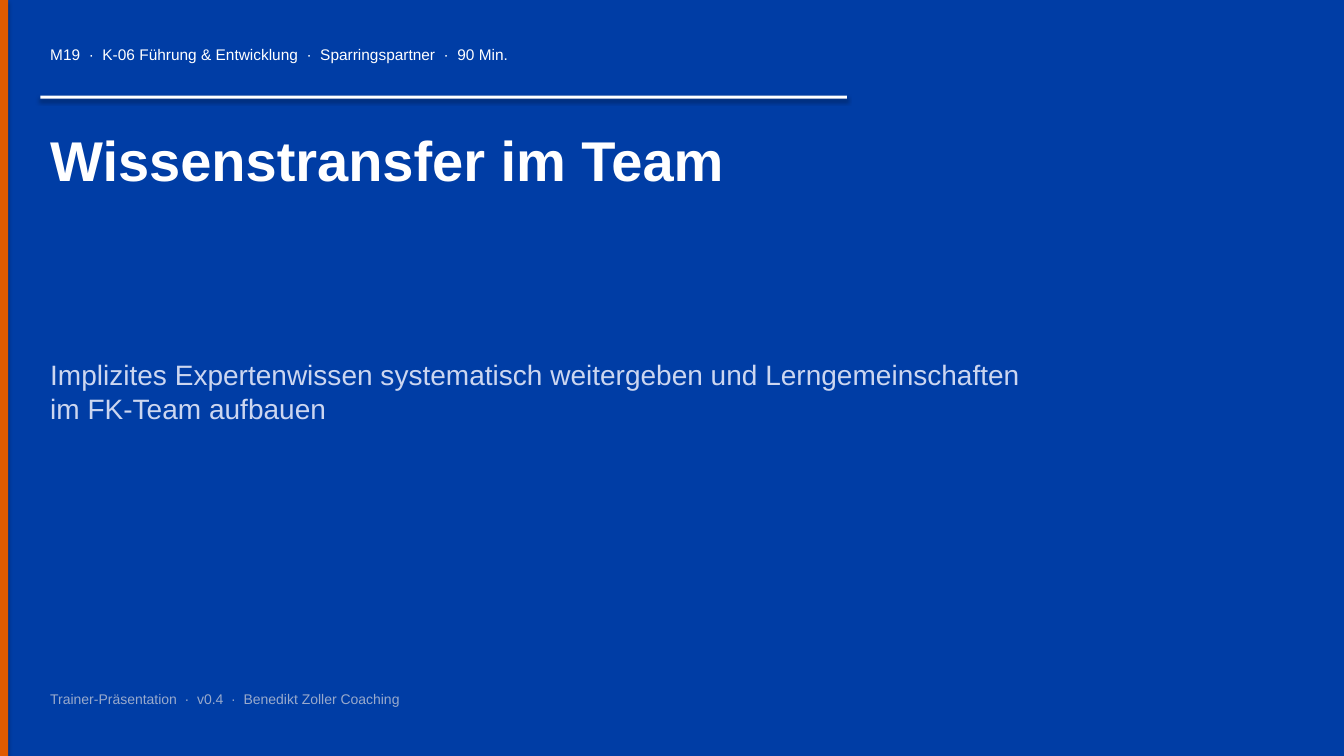
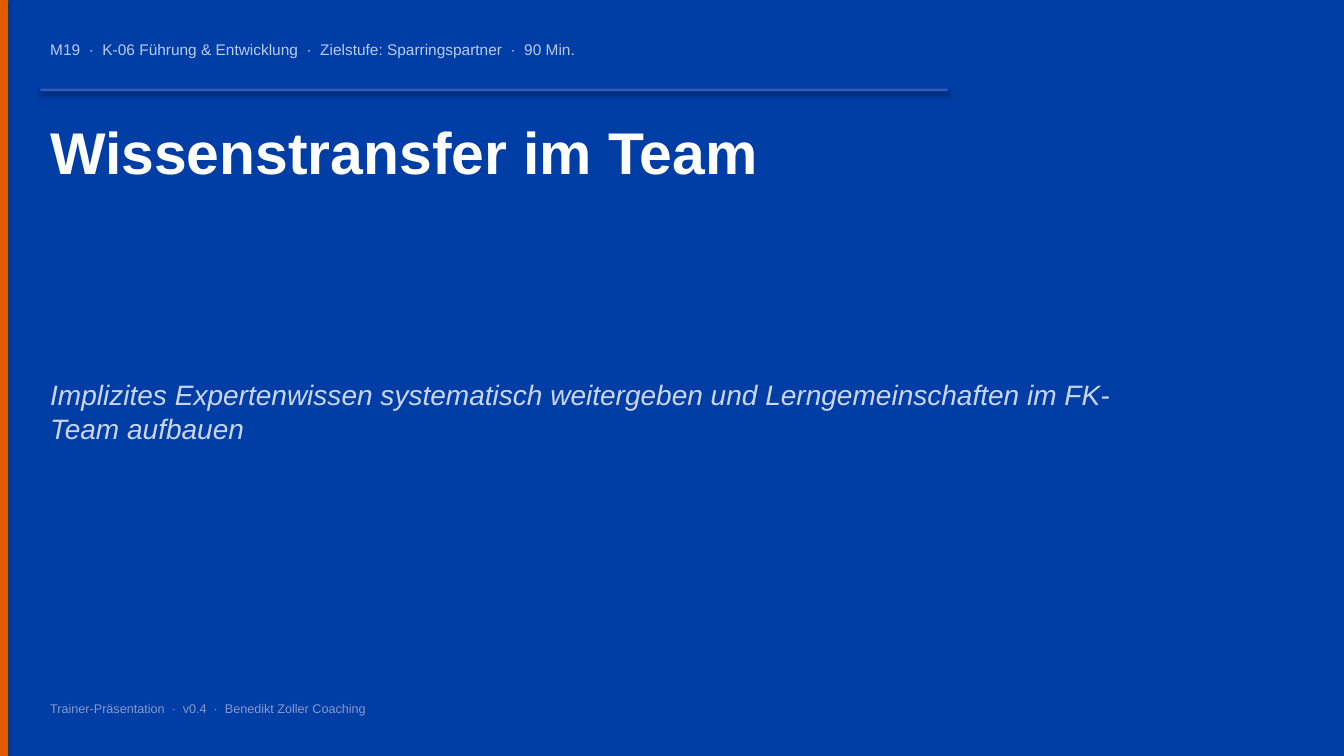
Before and after one commit to ck5rqc47pr-byte/firmenkundenakademie-online, a slide deck: slide 1 of public/downloads/praesentation/M19.pptx. Drawn at 1344x756 pixels with LibreOffice and Linux fonts; fonts in the diff are those of the drawing. Boxes give left, top, right and bottom in pixels: in the first picture for what was removed or moved away, otherwise in the second. Text is boxed around its words. In the diff, an @@ line names an element or a change of style, - is before the commit and + after.

```diff
--- a/public/downloads/praesentation/M19.pptx
+++ b/public/downloads/praesentation/M19.pptx
@@ text at [50,44,575,58]: text changed; text colour #FFFFFF to #BBCCEE @@
-M19 · K-06 Führung & Entwicklung · Sparringspartner · 90 Min.
+M19 · K-06 Führung & Entwicklung · Zielstufe: Sparringspartner · 90 Min.
@@ rectangle: place and size @@
-rectangle at [40,96,847,99]
+rectangle at [40,89,948,92]
@@ rectangle at [40,89,948,92]: fill #FFFFFF to #335CC0 @@
@@ text "Wissenstransfer im Team": place and size @@
-text "Wissenstransfer im Team" at [50,140,723,182]
+text "Wissenstransfer im Team" at [50,131,757,175]
@@ text "Wissenstransfer im Team" at [50,131,757,175]: size 40 to 42 pt @@
@@ text "Implizites Expertenwissen systematisch weitergeben und ...": place and size @@
-text "Implizites Expertenwissen systematisch weitergeben und ..." at [50,364,1019,420]
+text "Implizites Expertenwissen systematisch weitergeben und ..." at [50,384,1109,440]
@@ text "Implizites Expertenwissen systematisch weitergeben und ..." at [50,384,1109,440]: italic on @@
@@ text "Trainer-Präsentation · v0.4 · Benedikt ...": place and size @@
-text "Trainer-Präsentation · v0.4 · Benedikt ..." at [50,694,400,707]
+text "Trainer-Präsentation · v0.4 · Benedikt ..." at [50,704,365,716]
@@ text "Trainer-Präsentation · v0.4 · Benedikt ..." at [50,704,365,716]: size 10 to 9 pt, text colour #99AACC to #889ACC @@
```
Also in this commit, not shown: 11 other slides changed, 9 slides added, 23 other files.
